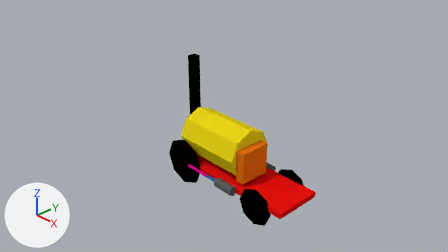
One commit to the Blender file blend/simple_locomotive.blend: the scene before it, then after it.
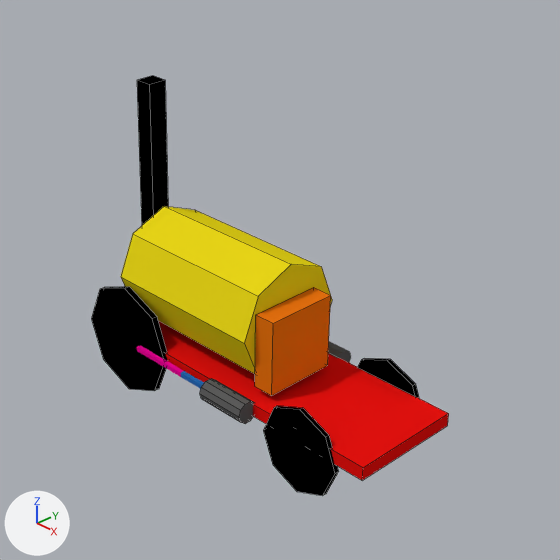
Each version is shown from the file's camera 'Camera', then close up on the part from 29% to 81% of the width and 9% to 100% of the height. Lighting does not change. The marker at lower left points along +X, +Y and +Z. The close-ups show mesh edges as thin lines.

Objects in the first close-up: 'Chassis', 'Chaudiere', 'Chemine', 'Commandes', 'Cylindre_G', 'Roue_ARD', 'Roue_ARG', 'Roue_AVG'.
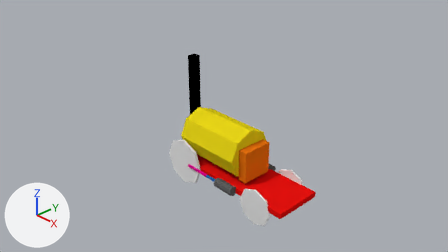
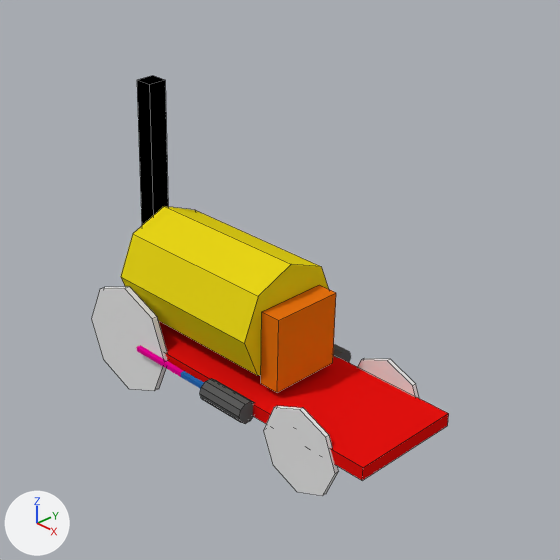
The change, as a list of edits to the scene's bpy script:
```text
Add mat_blanc:
    mat_blanc = diffuse_material('Blanc')
    mat_blanc.base_color = (0.814, 0.814, 0.814)  # white #e9e9e9
Change me_circle_006:
    where me_circle_006.from_pydata(...)  # 16 vertices, 10 faces; spans x -1.0..1.0, y -1.0..1.0, z 0.0..0.1
    remove me_circle_006.materials.append(mat_noir)  # black #000000
    add me_circle_006.materials.append(mat_blanc)  # white #e9e9e9
Change me_circle_005:
    where me_circle_005.from_pydata(...)  # 16 vertices, 10 faces; spans x -1.0..1.0, y -1.0..1.0, z 0.0..0.1
    remove me_circle_005.materials.append(mat_noir)  # black #000000
    add me_circle_005.materials.append(mat_blanc)  # white #e9e9e9
Change me_circle_002:
    where me_circle_002.from_pydata(...)  # 16 vertices, 10 faces; spans x -1.0..1.0, y -1.0..1.0, z 0.0..0.1
    remove me_circle_002.materials.append(mat_noir)  # black #000000
    add me_circle_002.materials.append(mat_blanc)  # white #e9e9e9
Change ob_commandes:
    ob_commandes.location: (3.19, -0.21, 1.76) -> (3.19, -0.08, 1.76)
```

Location of each change, (x1, y1, x2, y2) in pixels of the close-ups (560 x 560 px):
'Commandes', moved
    before: (255, 287, 331, 396)
    after: (261, 285, 336, 392)
'Roue_AVG', recoloured (black to white)
    both: (91, 287, 167, 391)
'Roue_ARG', recoloured (black to white)
    both: (263, 406, 339, 496)
'Roue_ARD', recoloured
    both: (357, 358, 420, 399)
